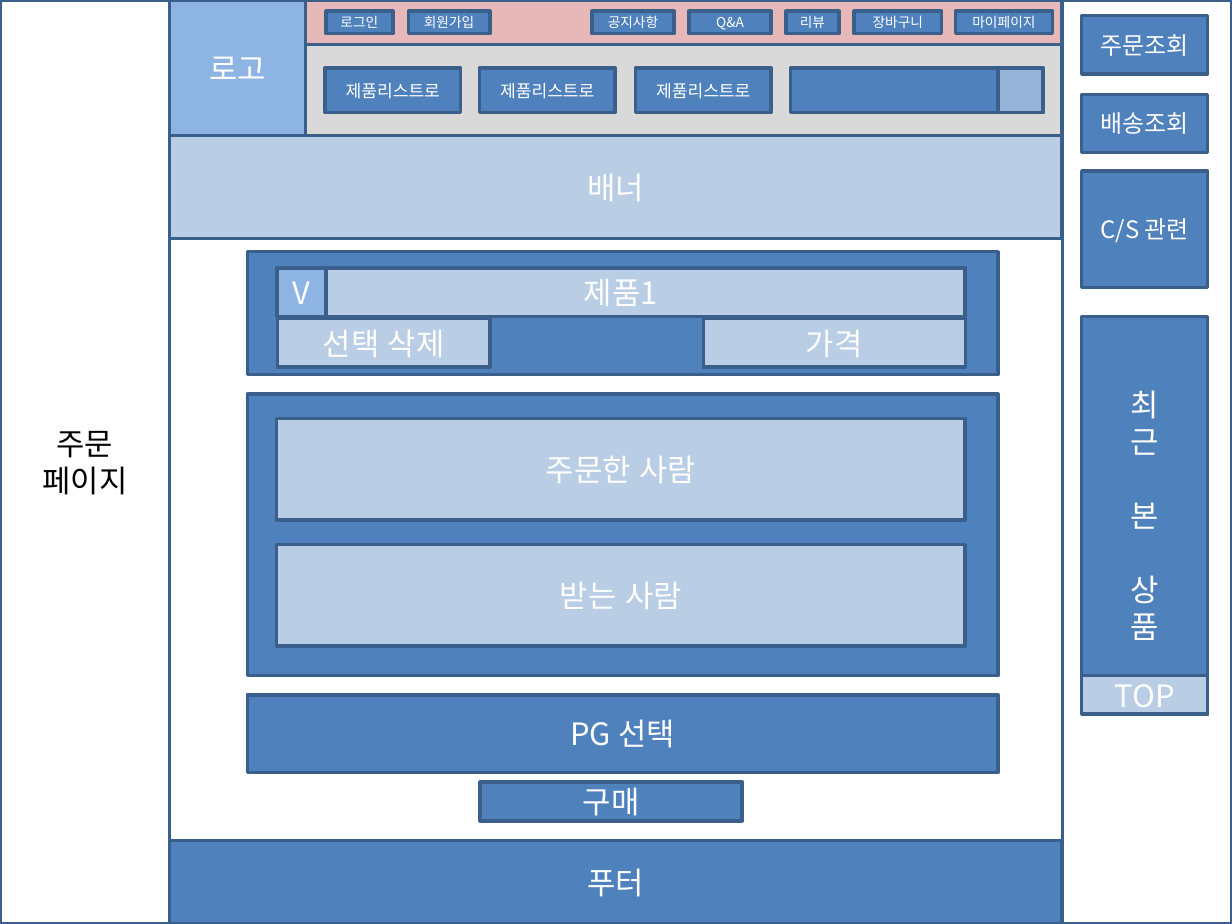
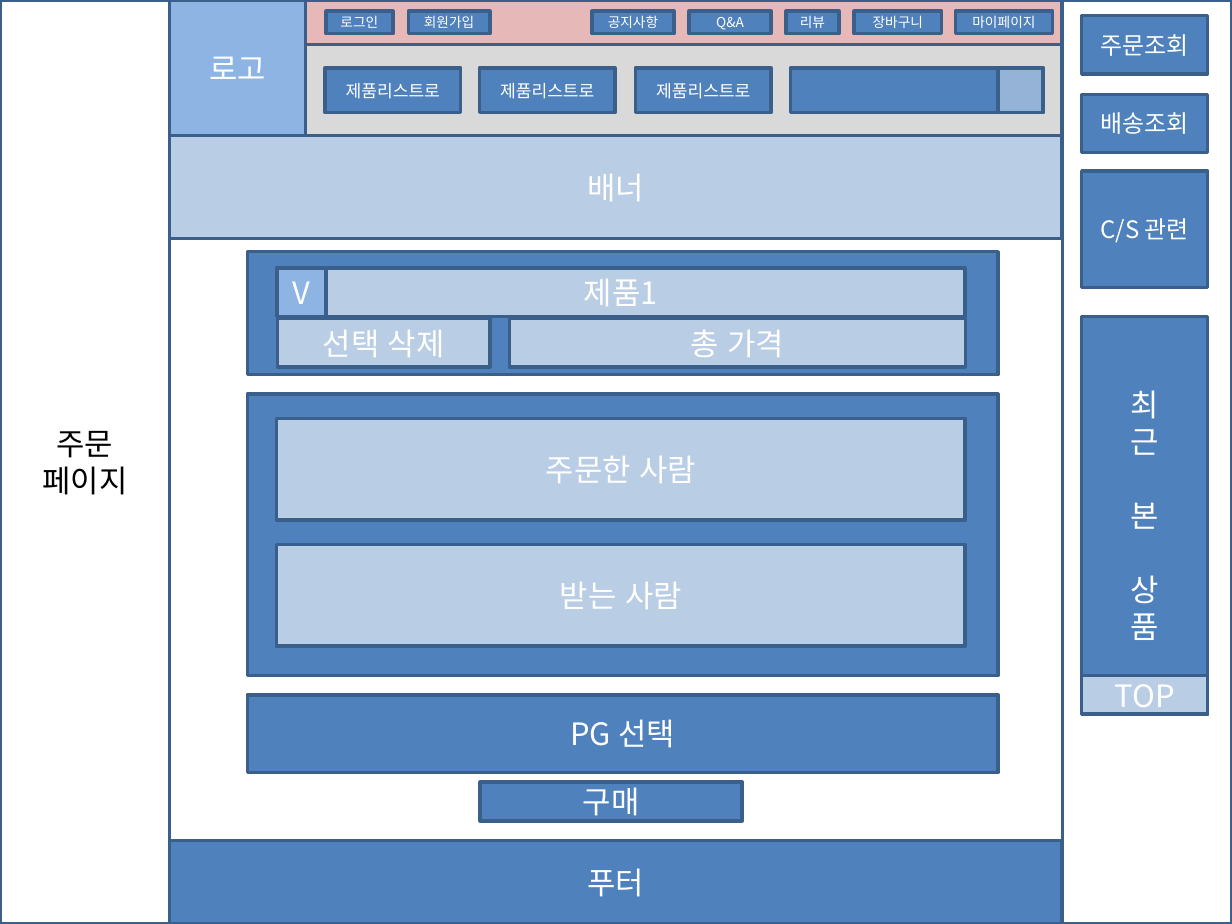
Before and after one commit to dksdlcks12/Portfolio, a slide deck: slide 13 of 스토리보드(작성중).pptx (slide 12 before the commit). Drawn at 1232x924 pixels with LibreOffice and Linux fonts; fonts in the diff are those of the drawing. Boxes give left, top, right and bottom in pixels: in the first picture for what was removed or moved away, otherwise in the second. Text is boxed around its words. In the diff, an @@ line names an element or a change of style, - is before the commit and + after.

```diff
--- a/스토리보드(작성중).pptx
+++ b/스토리보드(작성중).pptx
@@ rectangle "총 가격": place and size @@
-rectangle "총 가격" at (703, 319, 966, 367)
+rectangle "총 가격" at (509, 319, 965, 367)
@@ text in rectangle at (691, 330, 784, 357): text changed @@
-가격
+총 가격
```
Also in this commit, not shown: 4 other slides changed, 6 slides added, 1 other file.
